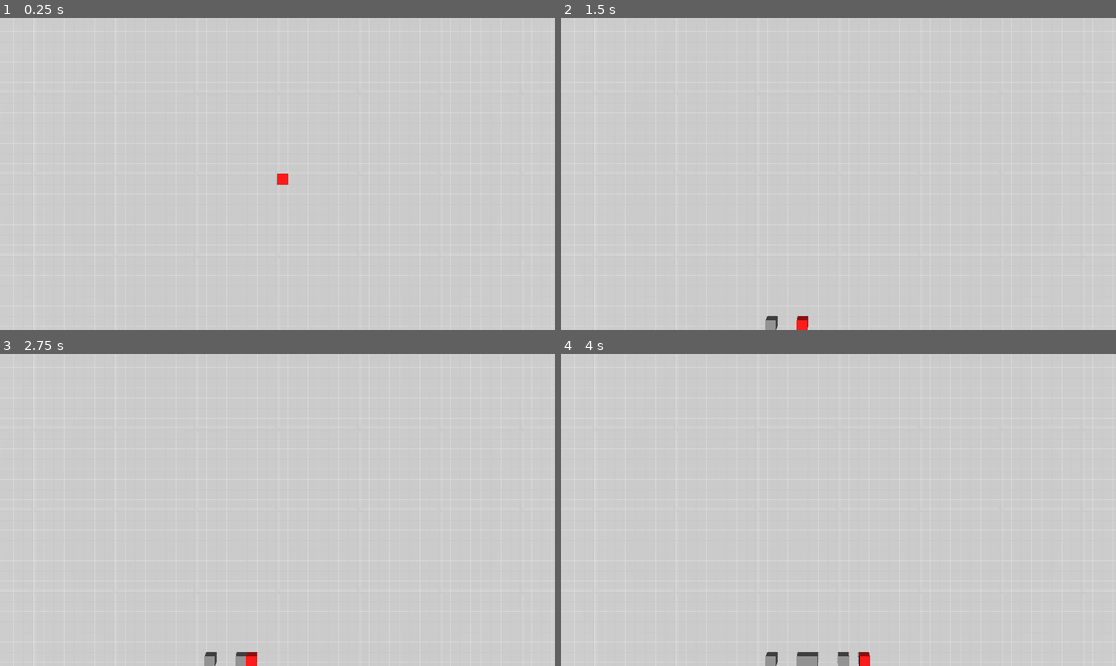
Above: before the commit, frames 1-4 (two rows, left to right).
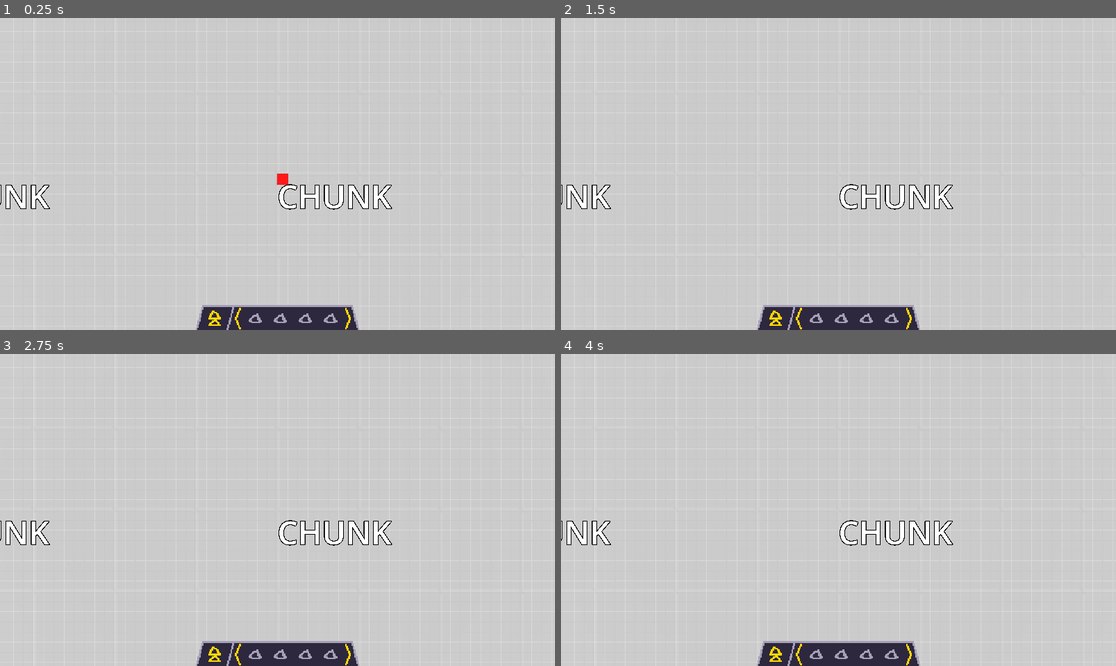
Above: after the commit, the same moments.

Repository: apia46/ThingDeliverer
Game: Godot game, scene res://scenes/game.tscn
Same seed, same stepped clock (60 frames per second), same inputs: the game is played once before the commit and once after it. Before the commit the project starts from res://game.tscn.
Inputs (mouse positions are in pixels of both pictures, inside the frame that each line leads up to):
- Up to frame 1 (0.25 s): no input
- Up to frame 2 (1.5 s): click (777, 317) at 0.52 s; click (799, 317) at 1.27 s
- Up to frame 3 (2.75 s): click (255, 653) at 2.02 s
- Up to frame 4 (4 s): click (844, 653) at 2.77 s; click (866, 653) at 3.52 s

The runs differ from the first frame. In frame 1, 3.5% of the frame differs, in the area x 0-71%, y 53-100%; in frame 2, 3.5%; in frame 3, 3.5%; in frame 4, 3.4%.

Commit message:
added hotbar
also moved files around and added chunk indicators and made placeholder entity prettier

Diff:
--- a/chunk.tscn
+++ /dev/null
@@ -1,13 +0,0 @@
-[gd_scene load_steps=4 format=3 uid="uid://vjll7u27jgg4"]
-
-[ext_resource type="Material" uid="uid://dnjtg7p0n1s7l" path="res://floor.tres" id="1_eat54"]
-[ext_resource type="Script" uid="uid://ccbupqlgc4bbv" path="res://chunk.gd" id="2_eat54"]
-
-[sub_resource type="PlaneMesh" id="PlaneMesh_a0kup"]
-material = ExtResource("1_eat54")
-size = Vector2(32, 32)
-center_offset = Vector3(16, 0, 16)
-
-[node name="chunk" type="MeshInstance3D"]
-mesh = SubResource("PlaneMesh_a0kup")
-script = ExtResource("2_eat54")
--- a/cube.tscn
+++ /dev/null
@@ -1,6 +0,0 @@
-[gd_scene load_steps=2 format=3 uid="uid://cf7hr7kal2ppx"]
-
-[sub_resource type="BoxMesh" id="BoxMesh_xc3wn"]
-
-[node name="cube" type="MeshInstance3D"]
-mesh = SubResource("BoxMesh_xc3wn")
--- a/project.godot
+++ b/project.godot
@@ -15,10 +15,6 @@
 config/features=PackedStringArray("4.4", "Forward Plus")
 config/icon="res://icon.svg"
 
-[autoload]
-
-Utilities="*res://utilities.gd"
-
 [rendering]
 
 textures/canvas_textures/default_texture_filter=0
--- /dev/null
+++ b/resources/cube.gdshader
@@ -0,0 +1,5 @@
+shader_type spatial;
+
+void fragment() {
+	ALBEDO.rg = UV;
+}
--- a/floor.tres
+++ b/resources/floor.tres
@@ -1,6 +1,6 @@
 [gd_resource type="ShaderMaterial" load_steps=3 format=3 uid="uid://dnjtg7p0n1s7l"]
 
-[ext_resource type="Texture2D" uid="uid://cylbaq8hkng4e" path="res://floor.png" id="1_tikia"]
+[ext_resource type="Texture2D" uid="uid://cylbaq8hkng4e" path="res://resources/floor.png" id="1_tikia"]
 
 [sub_resource type="Shader" id="Shader_kdh3y"]
 code = "// NOTE: Shader automatically converted from Godot Engine 4.4.stable's StandardMaterial3D.
--- /dev/null
+++ b/scenes/chunk.tscn
@@ -0,0 +1,21 @@
+[gd_scene load_steps=4 format=3 uid="uid://vjll7u27jgg4"]
+
+[ext_resource type="Material" uid="uid://dnjtg7p0n1s7l" path="res://resources/floor.tres" id="1_jtw3q"]
+[ext_resource type="Script" uid="uid://ccbupqlgc4bbv" path="res://scripts/chunk.gd" id="2_c3gog"]
+
+[sub_resource type="PlaneMesh" id="PlaneMesh_a0kup"]
+material = ExtResource("1_jtw3q")
+size = Vector2(32, 32)
+center_offset = Vector3(16, 0, 16)
+
+[node name="chunk" type="MeshInstance3D"]
+mesh = SubResource("PlaneMesh_a0kup")
+script = ExtResource("2_c3gog")
+
+[node name="Label3D" type="Label3D" parent="."]
+transform = Transform3D(1, 0, 0, 0, 1.19249e-08, 1, 0, -1, 1.19249e-08, 0, 1, 0)
+text = "CHUNK"
+font_size = 600
+outline_size = 60
+horizontal_alignment = 0
+vertical_alignment = 0
--- /dev/null
+++ b/scenes/cube.tscn
@@ -0,0 +1,13 @@
+[gd_scene load_steps=4 format=3 uid="uid://cf7hr7kal2ppx"]
+
+[ext_resource type="Shader" uid="uid://liqaucpi306q" path="res://resources/cube.gdshader" id="1_7ufek"]
+
+[sub_resource type="ShaderMaterial" id="ShaderMaterial_8viuf"]
+render_priority = 0
+shader = ExtResource("1_7ufek")
+
+[sub_resource type="BoxMesh" id="BoxMesh_xc3wn"]
+material = SubResource("ShaderMaterial_8viuf")
+
+[node name="cube" type="MeshInstance3D"]
+mesh = SubResource("BoxMesh_xc3wn")
--- a/game.tscn
+++ b/scenes/game.tscn
@@ -1,7 +1,8 @@
-[gd_scene load_steps=5 format=3 uid="uid://dddwu1sve42so"]
+[gd_scene load_steps=6 format=3 uid="uid://dddwu1sve42so"]
 
-[ext_resource type="PackedScene" uid="uid://cs4uk7wcoe057" path="res://scene.tscn" id="1_80nbo"]
-[ext_resource type="Script" uid="uid://b3e7nd381f1kx" path="res://game.gd" id="1_e2o6t"]
+[ext_resource type="Script" uid="uid://b3e7nd381f1kx" path="res://scripts/game.gd" id="1_yqjtg"]
+[ext_resource type="PackedScene" uid="uid://cs4uk7wcoe057" path="res://scenes/scene.tscn" id="2_lnu2h"]
+[ext_resource type="PackedScene" uid="uid://di6yfmmtdym8e" path="res://scenes/ui.tscn" id="3_lnu2h"]
 
 [sub_resource type="StandardMaterial3D" id="StandardMaterial3D_e2o6t"]
 albedo_color = Color(1, 0, 0, 1)
@@ -10,9 +11,9 @@
 material = SubResource("StandardMaterial3D_e2o6t")
 
 [node name="game" type="Node3D"]
-script = ExtResource("1_e2o6t")
+script = ExtResource("1_yqjtg")
 
-[node name="scene" parent="." instance=ExtResource("1_80nbo")]
+[node name="scene" parent="." instance=ExtResource("2_lnu2h")]
 
 [node name="light" type="DirectionalLight3D" parent="."]
 transform = Transform3D(-0.432024, -0.88526, 0.172252, -0.071491, 0.224011, 0.971961, -0.899024, 0.407596, -0.160066, 0, 10, 0)
@@ -26,3 +27,5 @@
 
 [node name="cursor" type="MeshInstance3D" parent="."]
 mesh = SubResource("BoxMesh_feb5d")
+
+[node name="ui" parent="." instance=ExtResource("3_lnu2h")]
--- a/scene.tscn
+++ b/scenes/scene.tscn
@@ -1,6 +1,6 @@
 [gd_scene load_steps=2 format=3 uid="uid://cs4uk7wcoe057"]
 
-[ext_resource type="Script" uid="uid://daxxr7g1yewgd" path="res://scene.gd" id="1_ulcgi"]
+[ext_resource type="Script" uid="uid://daxxr7g1yewgd" path="res://scripts/scene.gd" id="1_ulcgi"]
 
 [node name="scene" type="Node3D"]
 script = ExtResource("1_ulcgi")
--- /dev/null
+++ b/scenes/ui.tscn
@@ -0,0 +1,105 @@
+[gd_scene load_steps=9 format=3 uid="uid://di6yfmmtdym8e"]
+
+[ext_resource type="Texture2D" uid="uid://uuygo8yxh7q6" path="res://resources/leftEnd.png" id="1_p7vwb"]
+[ext_resource type="Texture2D" uid="uid://bfok7seiqy0t8" path="res://resources/beltbutton.png" id="2_ktti3"]
+[ext_resource type="Texture2D" uid="uid://cxdqbjljsn3g4" path="res://resources/seperator.png" id="3_cgfq5"]
+[ext_resource type="Texture2D" uid="uid://b6j3jxyer1wv2" path="res://resources/leftbutton.png" id="4_7dvkv"]
+[ext_resource type="Texture2D" uid="uid://byvhjuk24w60g" path="res://resources/entitybutton.png" id="5_vdcm2"]
+[ext_resource type="Texture2D" uid="uid://dg4f6c0a8kt4o" path="res://resources/rightbutton.png" id="6_6rmj2"]
+[ext_resource type="Texture2D" uid="uid://bc43jg0bv7yv5" path="res://resources/rightEnd.png" id="7_vsj0x"]
+
+[sub_resource type="StyleBoxFlat" id="StyleBoxFlat_qsv74"]
+bg_color = Color(0.180392, 0.156863, 0.247059, 1)
+border_width_top = 4
+border_color = Color(0.647059, 0.623529, 0.717647, 1)
+
+[node name="ui" type="Control"]
+layout_mode = 3
+anchors_preset = 15
+anchor_right = 1.0
+anchor_bottom = 1.0
+grow_horizontal = 2
+grow_vertical = 2
+
+[node name="hotbar" type="HBoxContainer" parent="."]
+layout_mode = 1
+anchors_preset = 7
+anchor_left = 0.5
+anchor_top = 1.0
+anchor_right = 0.5
+anchor_bottom = 1.0
+offset_left = -158.0
+offset_top = -52.0
+offset_right = 158.0
+grow_horizontal = 2
+grow_vertical = 0
+theme_override_constants/separation = 0
+
+[node name="leftEnd" type="TextureRect" parent="hotbar"]
+custom_minimum_size = Vector2(16, 0)
+layout_mode = 2
+texture = ExtResource("1_p7vwb")
+
+[node name="hotbarPanel" type="PanelContainer" parent="hotbar"]
+layout_mode = 2
+theme_override_styles/panel = SubResource("StyleBoxFlat_qsv74")
+
+[node name="hotbarInner" type="HBoxContainer" parent="hotbar/hotbarPanel"]
+custom_minimum_size = Vector2(0, 48)
+layout_mode = 2
+theme_override_constants/separation = 0
+
+[node name="belt" type="TextureButton" parent="hotbar/hotbarPanel/hotbarInner"]
+custom_minimum_size = Vector2(48, 0)
+layout_mode = 2
+texture_normal = ExtResource("2_ktti3")
+stretch_mode = 0
+
+[node name="splitter" type="TextureRect" parent="hotbar/hotbarPanel/hotbarInner"]
+custom_minimum_size = Vector2(16, 0)
+layout_mode = 2
+texture = ExtResource("3_cgfq5")
+
+[node name="entities" type="HBoxContainer" parent="hotbar/hotbarPanel/hotbarInner"]
+layout_mode = 2
+
+[node name="left" type="TextureButton" parent="hotbar/hotbarPanel/hotbarInner/entities"]
+custom_minimum_size = Vector2(16, 0)
+layout_mode = 2
+texture_normal = ExtResource("4_7dvkv")
+stretch_mode = 0
+
+[node name="entity" type="TextureButton" parent="hotbar/hotbarPanel/hotbarInner/entities"]
+custom_minimum_size = Vector2(48, 0)
+layout_mode = 2
+texture_normal = ExtResource("5_vdcm2")
+stretch_mode = 0
+
+[node name="entity2" type="TextureButton" parent="hotbar/hotbarPanel/hotbarInner/entities"]
+custom_minimum_size = Vector2(48, 0)
+layout_mode = 2
+texture_normal = ExtResource("5_vdcm2")
+stretch_mode = 0
+
+[node name="entity3" type="TextureButton" parent="hotbar/hotbarPanel/hotbarInner/entities"]
+custom_minimum_size = Vector2(48, 0)
+layout_mode = 2
+texture_normal = ExtResource("5_vdcm2")
+stretch_mode = 0
+
+[node name="entity4" type="TextureButton" parent="hotbar/hotbarPanel/hotbarInner/entities"]
+custom_minimum_size = Vector2(48, 0)
+layout_mode = 2
+texture_normal = ExtResource("5_vdcm2")
+stretch_mode = 0
+
+[node name="right" type="TextureButton" parent="hotbar/hotbarPanel/hotbarInner/entities"]
+custom_minimum_size = Vector2(16, 0)
+layout_mode = 2
+texture_normal = ExtResource("6_6rmj2")
+stretch_mode = 0
+
+[node name="rightEnd" type="TextureRect" parent="hotbar"]
+custom_minimum_size = Vector2(16, 0)
+layout_mode = 2
+texture = ExtResource("7_vsj0x")
--- a/chunk.gd
+++ b/scripts/chunk.gd
@@ -1,7 +1,7 @@
 extends MeshInstance3D
 class_name Chunk
 
-const CUBE:PackedScene = preload("res://cube.tscn")
+const CUBE:PackedScene = preload("res://scenes/cube.tscn")
 
 var entities:Dictionary[Vector2i, MeshInstance3D]
 var chunkPos:Vector2i
--- a/game.gd
+++ b/scripts/game.gd
@@ -1,6 +1,6 @@
 extends Node3D
 
-const FLOOR_MATERIAL:ShaderMaterial = preload("res://floor.tres")
+const FLOOR_MATERIAL:ShaderMaterial = preload("res://resources/floor.tres")
 const SCREEN_SIZE:Vector2 = Vector2(1152, 648)
 
 var intendedCameraHeight:float = 20
@@ -49,7 +49,7 @@
 func updateCamera() -> void:
 	var intendedEffectiveScreenSize:Vector2 = Vector2(upperCameraHeight * 2.728273735, upperCameraHeight * 1.534653976)
 	var chunksBound:Rect2i = U.rectCorners(floor((U.xz($"camera".position) - 0.5*intendedEffectiveScreenSize) / Scene.CHUNK_SIZE),
-									ceil((U.xz($"camera".position) + 0.5*intendedEffectiveScreenSize) / Scene.CHUNK_SIZE))
+											ceil((U.xz($"camera".position) + 0.5*intendedEffectiveScreenSize) / Scene.CHUNK_SIZE))
 
 	for chunkPosition:Vector2i in $"scene".chunkPositions.duplicate():
 		if not chunksBound.has_point(chunkPosition):
@@ -60,5 +60,4 @@
 			$"scene".loadChunk(thisChunkPosition)
 
 func placeTile() -> void:
-	print(cursorPosition, Scene.CHUNK_SIZE)
 	$"scene".getChunk(floor(Vector2(cursorPosition) / Scene.CHUNK_SIZE)).newEntity(U.v2iposmod(cursorPosition, Scene.CHUNK_SIZE))
--- a/scene.gd
+++ b/scripts/scene.gd
@@ -1,6 +1,6 @@
 extends Node3D
 class_name Scene
-const CHUNK = preload("res://chunk.tscn");
+const CHUNK = preload("res://scenes/chunk.tscn");
 const CHUNK_SIZE:int = 32
 
 var chunks:Array[Chunk] = []
@@ -20,5 +20,4 @@
 	chunks[chunkPositions.find(chunkPos)].visible = false
 
 func getChunk(chunkPos:Vector2i) -> Chunk:
-	print(chunkPos)
 	return chunks[chunkPositions.find(chunkPos)]
--- a/utilities.gd
+++ b/scripts/utilities.gd
@@ -1,4 +1,3 @@
-extends Node
 class_name U
 
 # to swizzled
@@ -8,10 +7,4 @@
 # rect2i from corners
 static func rectCorners(start:Vector2i, end:Vector2i) -> Rect2i: return Rect2i(start, end - start)
 
-static func v2iposmod(vector:Vector2i,by) -> Vector2i:
-	if by is Vector2i:
-		return Vector2i(posmod(vector.x, by.x), posmod(vector.y, by.y))
-	elif by is int:
-		return Vector2i(posmod(vector.x, by), posmod(vector.y, by))
-	else: assert(false)
-	return Vector2i() # unreachable
+static func v2iposmod(vector:Vector2i,by) -> Vector2i: return (vector % by + (by if by is Vector2i else Vector2i(by, by))) % by
Binary file added: resources/beltbutton.png
Not shown, added: resources/beltbutton.png.import
Not shown, added: resources/cube.gdshader.uid
Binary file added: resources/entitybutton.png
Not shown, added: resources/entitybutton.png.import
Renamed: floor.png -> resources/floor.png
Not shown, added: resources/floor.png.import
Binary file added: resources/leftEnd.png
Not shown, added: resources/leftEnd.png.import
Binary file added: resources/leftbutton.png
Not shown, added: resources/leftbutton.png.import
Binary file added: resources/rightEnd.png
(and 9 more such lines)
